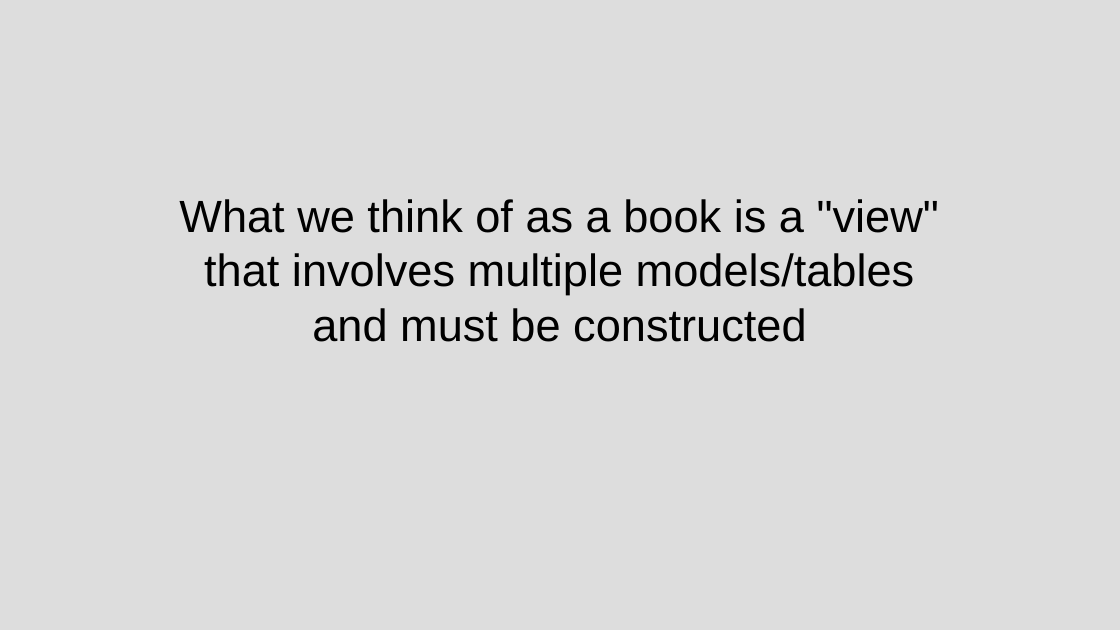
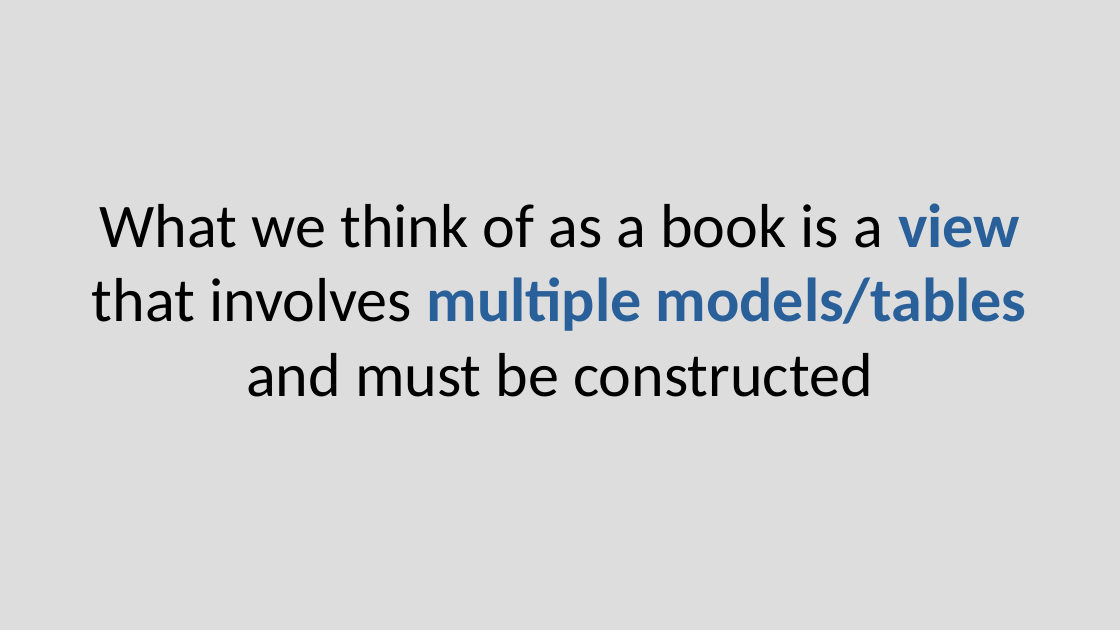
Before and after one commit to chriscressman/architecting-a-search-feature, a slide deck: slide 42 of presentation.odp (slide 50 before the commit). Drawn at 1120x630 pixels with LibreOffice and Linux fonts; fonts in the diff are those of the drawing. Boxes give left, top, right and bottom in pixels: in the first picture for what was removed or moved away, otherwise in the second. Text is boxed around its words. In the diff, an @@ line names an element or a change of style, - is before the commit and + after.

```diff
--- a/presentation.odp
+++ b/presentation.odp
@@ subtitle "What we think of as ...": place and size @@
-subtitle "What we think of as ..." at (179, 199, 939, 342)
+subtitle "What we think of as ..." at (92, 203, 1027, 397)
@@ subtitle at (100, 203, 1020, 248): text changed; size 32 to 44 pt; font Arial to Calibri @@
-What we think of as a book is a "view"
+What we think of as a book is a view
@@ subtitle at (92, 277, 1027, 397): size 32 to 44 pt, font Arial to Calibri in "that involves multiple models/tables", "and must be constructed"; text colour #000000 to #2A6099, bold on in "multiple models/tables" @@
```
Also in this commit, not shown: 19 other slides changed, 16 slides added, 13 slides removed.
